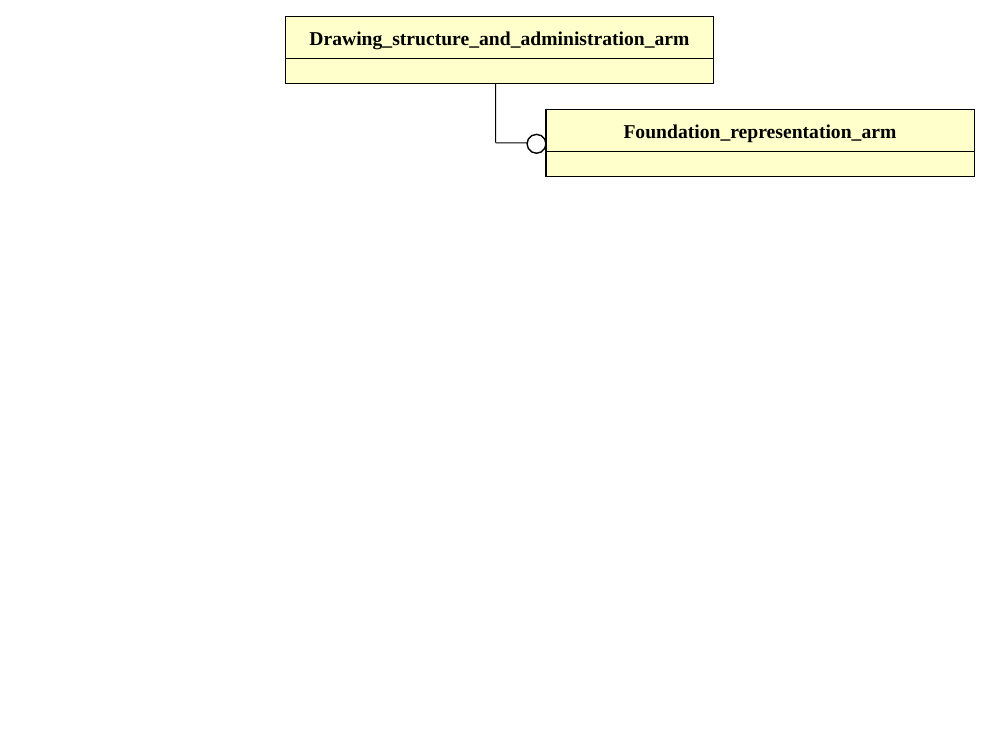
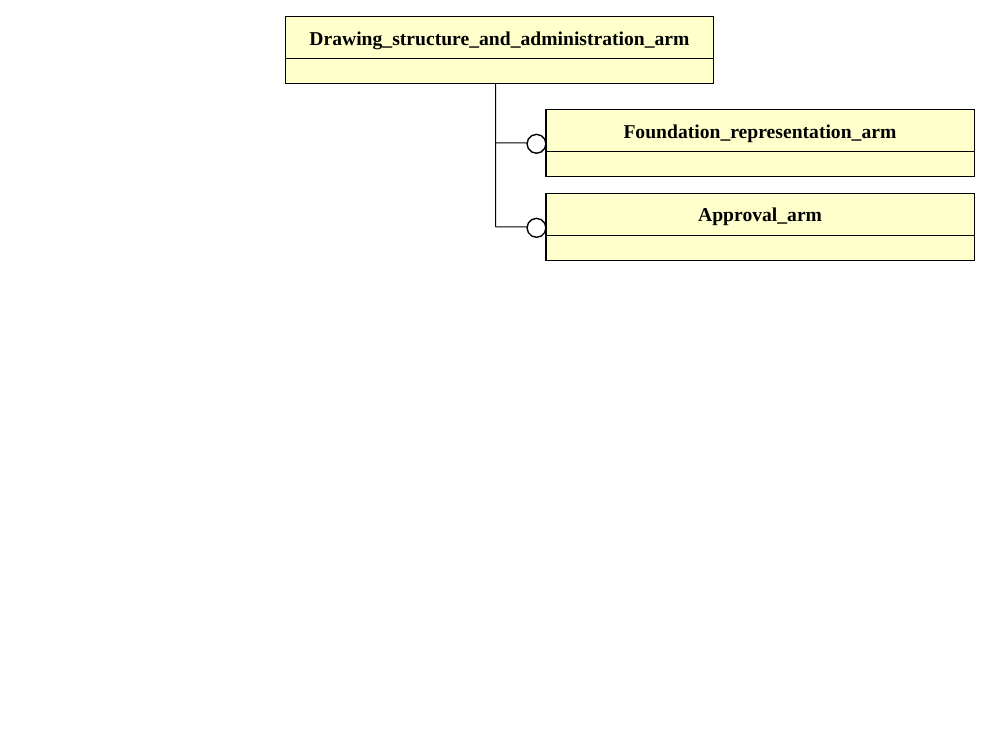
Before and after one commit to starseeker/stepmod_mirror, a slide deck: slide 1 of data/modules/drawing_structure_and_administration/drawing_structure_and_administration.ppt. Drawn at 1008x756 pixels with LibreOffice and Linux fonts; fonts in the diff are those of the drawing. Boxes give left, top, right and bottom in pixels: in the first picture for what was removed or moved away, otherwise in the second. Text is boxed around its words. In the diff, an @@ line names an element or a change of style, - is before the commit and + after.

Commit message:
approval for drawings

```diff
--- a/data/modules/drawing_structure_and_administration/drawing_structure_and_administration.ppt
+++ b/data/modules/drawing_structure_and_administration/drawing_structure_and_administration.ppt
@@ line moved from (496, 143) - (496, 84) to (496, 227) - (496, 84) @@
@@ rectangle added at (x1=546, y1=194, x2=975, y2=236), fill #FFFFCC, outline #000000 0.74 pt, 14 pt, text #000000, bold @@
+Approval_arm
@@ line added from (496, 227) to (529, 227), #000000 0.74 pt @@
@@ ellipse added at (x1=527, y1=219, x2=546, y2=238), fill #FFFFFF, outline #000000 0.99 pt @@
@@ rectangle added at (x1=546, y1=235, x2=975, y2=260), fill #FFFFCC, outline #000000 0.74 pt @@
```
Also in this commit, not shown: 2 other slides changed, 1 slide added, 13 other files.
